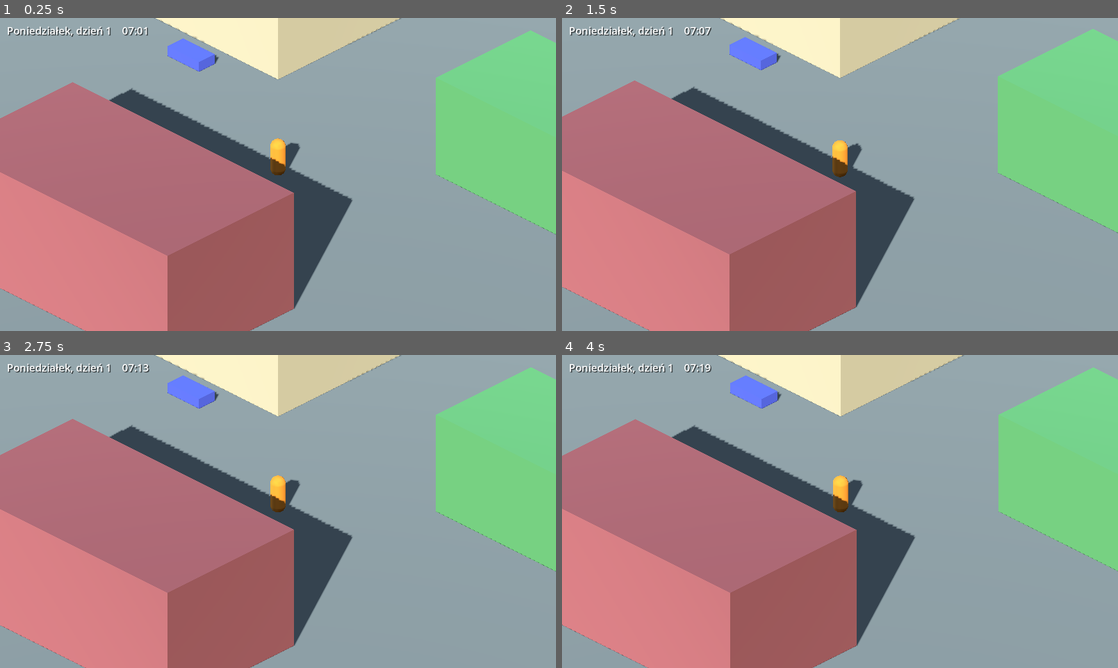
Above: before the commit, frames 1-4 (two rows, left to right).
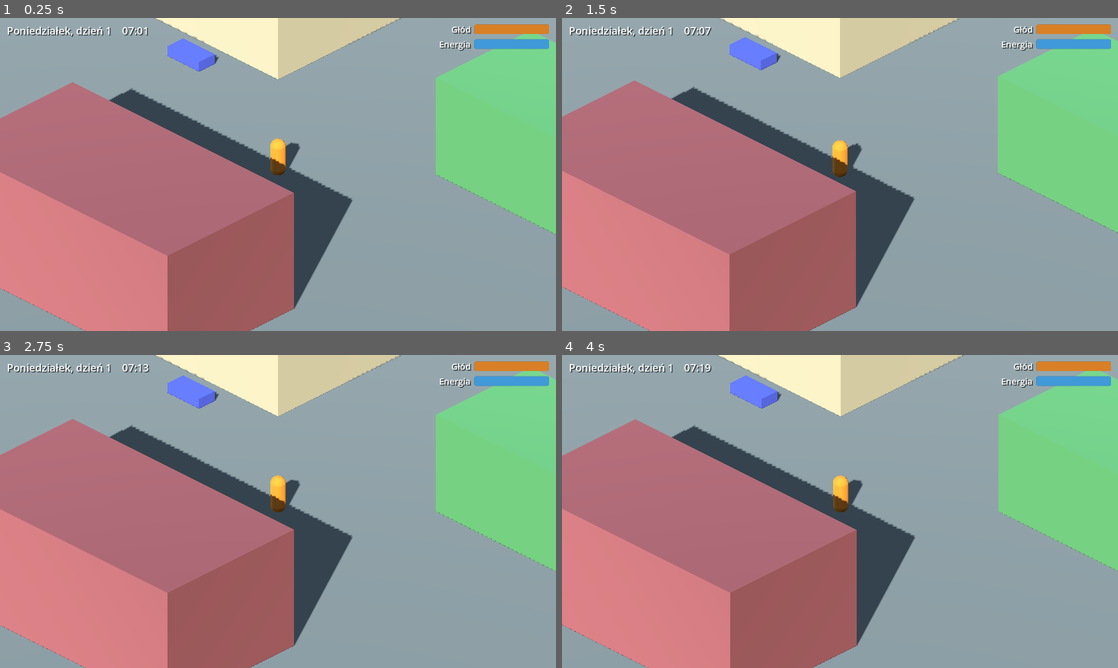
Above: after the commit, the same moments.

Repository: LukaszTM/Socjalism-Life
Game: Godot game, scene res://sceny/swiat.tscn
The game is run twice, just before and just after one commit, with the same random seed, the same clock (stepped at 60 frames per second) and the same inputs.
Inputs:
- Up to frame 1 (0.25 s): no input
- Up to frame 2 (1.5 s): hold E (interakcja) 0.53-1.28 s; tap S (ruch_dol) at 1.35 s
- Up to frame 3 (2.75 s): tap W (ruch_gora) at 2.1 s
- Up to frame 4 (4 s): tap A (ruch_lewo) at 2.85 s; tap D (ruch_prawo) at 3.6 s

The runs differ from the first frame. In frame 1, 1.0% of the frame differs, in the area x 79-99%, y 2-11%; in frame 2, 1.0%; in frame 3, 1.0%; in frame 4, 1.0%.

Commit message:
Etap 3: potrzeby - glod i energia
- skrypty/potrzeby.gd + sceny/potrzeby.tscn jako autoload Potrzeby: glod i energia
  0-100, spadaja co godzine gry (tempo jako @export), sygnaly glod_zmieniony
  i energia_zmieniona, funkcje zjedz() i odpocznij(), mnoznik predkosci
- HUD: dwa paski (glod, energia) w prawym gornym rogu odswiezane z sygnalow
- lozko: sen odnawia energie proporcjonalnie do przespanych godzin
- gracz: przy zerowym glodzie lub energii chodzi o polowe wolniej
- odhaczony Etap 3 w PLAN.md

Co-Authored-By: Claude Fable 5.1 <noreply@anthropic.com>
Claude-Session: https://claude.ai/code/session_01K1QBnTTBTe3nMqwptEJWrm

Diff:
--- a/project.godot
+++ b/project.godot
@@ -15,6 +15,7 @@
 [autoload]
 
 Zegar="*res://sceny/zegar.tscn"
+Potrzeby="*res://sceny/potrzeby.tscn"
 
 [display]
 
--- /dev/null
+++ b/sceny/potrzeby.tscn
@@ -0,0 +1,6 @@
+[gd_scene load_steps=2 format=3]
+
+[ext_resource type="Script" path="res://skrypty/potrzeby.gd" id="1_potrzeby"]
+
+[node name="Potrzeby" type="Node"]
+script = ExtResource("1_potrzeby")
--- a/skrypty/gracz.gd
+++ b/skrypty/gracz.gd
@@ -20,8 +20,11 @@
 	var kierunek: Vector3 = Vector3(wejscie.x, 0.0, wejscie.y)
 	kierunek = kierunek.rotated(Vector3.UP, deg_to_rad(obrot_wejscia_stopnie))
 
-	velocity.x = kierunek.x * predkosc
-	velocity.z = kierunek.z * predkosc
+	# Głodna albo niewyspana postać chodzi wolniej. O tym, ile wolniej, decydują Potrzeby,
+	# gracz tylko pyta o mnożnik, więc nie musi znać szczegółów głodu i energii.
+	var predkosc_biezaca: float = predkosc * Potrzeby.mnoznik_predkosci()
+	velocity.x = kierunek.x * predkosc_biezaca
+	velocity.z = kierunek.z * predkosc_biezaca
 
 	# Grawitacja trzyma postać na podłodze, gdyby np. zeszła z krawędzi.
 	if not is_on_floor():
--- a/skrypty/hud.gd
+++ b/skrypty/hud.gd
@@ -1,19 +1,36 @@
 extends CanvasLayer
-## Nakładka na ekran: dzień i godzina w rogu oraz podpowiedź interakcji na dole.
+## Nakładka na ekran: dzień i godzina, paski potrzeb oraz podpowiedź interakcji.
 ## HUD tylko wyświetla; o zmianach dowiaduje się z sygnałów, sam nic nie liczy.
 
 @onready var etykieta_czasu: Label = %EtykietaCzasu
 @onready var etykieta_podpowiedzi: Label = %EtykietaPodpowiedzi
+@onready var pasek_glodu: ProgressBar = %PasekGlodu
+@onready var pasek_energii: ProgressBar = %PasekEnergii
 
 
 func _ready() -> void:
 	Zegar.minuta_minela.connect(_odswiez_czas)
 	_odswiez_czas(Zegar.godzina(), Zegar.minuta())
+
+	Potrzeby.glod_zmieniony.connect(_odswiez_glod)
+	Potrzeby.energia_zmieniona.connect(_odswiez_energie)
+	# Na starcie sygnały jeszcze nie przyszły, więc wartości bierzemy wprost.
+	_odswiez_glod(Potrzeby.glod)
+	_odswiez_energie(Potrzeby.energia)
+
 	etykieta_podpowiedzi.hide()
 
 
 func _odswiez_czas(_godzina: int, _minuta: int) -> void:
 	etykieta_czasu.text = "%s, dzień %d    %s" % [Zegar.nazwa_dnia(), Zegar.numer_dnia, Zegar.tekst_godziny()]
+
+
+func _odswiez_glod(wartosc: float) -> void:
+	pasek_glodu.value = wartosc
+
+
+func _odswiez_energie(wartosc: float) -> void:
+	pasek_energii.value = wartosc
 
 
 ## Podłączone w scenie świata do sygnału `cel_zmieniony` wykrywacza na graczu.
--- a/skrypty/lozko.gd
+++ b/skrypty/lozko.gd
@@ -1,5 +1,5 @@
 extends Node3D
-## Łóżko: po użyciu przewija zegar do rana.
+## Łóżko: po użyciu przewija zegar do rana i odnawia energię za przespane godziny.
 
 ## O której wstajemy po śnie.
 @export_range(0, 23) var godzina_pobudki: int = 7
@@ -7,4 +7,6 @@
 
 ## Podłączone w scenie do sygnału `uzyto` komponentu Interakcja.
 func _na_uzycie() -> void:
-	Zegar.przewin_do_godziny(godzina_pobudki)
+	var przespane_minuty: int = Zegar.przewin_do_godziny(godzina_pobudki)
+	# Zegar zwraca minuty, a potrzeby liczą energię w godzinach snu.
+	Potrzeby.odpocznij(przespane_minuty / 60.0)
--- /dev/null
+++ b/skrypty/potrzeby.gd
@@ -0,0 +1,71 @@
+extends Node
+## Potrzeby gracza (autoload `Potrzeby`): głód i energia w skali 0-100.
+## 100 oznacza „w pełni zaspokojona", 0 to stan krytyczny.
+## Spadają z każdą godziną gry, bo zegar wysyła sygnał godzinowy zarówno
+## przy zwykłym upływie czasu, jak i przy przewijaniu (sen). Dzięki temu
+## przespane godziny też kosztują.
+
+signal glod_zmieniony(wartosc: float)
+signal energia_zmieniona(wartosc: float)
+
+const MAKS: float = 100.0
+
+## O ile spada głód co godzinę gry. 6 punktów = pełny brzuch starcza na ok. 16 godzin.
+@export_range(0.0, 50.0, 0.5) var spadek_glodu_na_godzine: float = 6.0
+## O ile spada energia co godzinę gry. 5 punktów = ok. 20 godzin na nogach.
+@export_range(0.0, 50.0, 0.5) var spadek_energii_na_godzine: float = 5.0
+## Ile energii daje godzina snu. 12,5 punktu = 8 godzin snu odnawia całość.
+@export_range(0.0, 50.0, 0.5) var energia_za_godzine_snu: float = 12.5
+## Mnożnik prędkości chodu, gdy głód albo energia spadną do zera.
+@export_range(0.1, 1.0, 0.05) var mnoznik_predkosci_wyczerpania: float = 0.5
+
+var glod: float = MAKS
+var energia: float = MAKS
+
+
+func _ready() -> void:
+	Zegar.godzina_minela.connect(_na_godzine)
+
+
+func _na_godzine(_godzina: int) -> void:
+	ustaw_glod(glod - spadek_glodu_na_godzine)
+	ustaw_energie(energia - spadek_energii_na_godzine)
+
+
+## Jedzenie podnosi głód (czyli sytość) o podaną liczbę punktów.
+func zjedz(ile_syci: float) -> void:
+	ustaw_glod(glod + ile_syci)
+
+
+## Sen odnawia energię proporcjonalnie do przespanych godzin.
+func odpocznij(godziny_snu: float) -> void:
+	ustaw_energie(energia + godziny_snu * energia_za_godzine_snu)
+
+
+func czy_wyczerpany() -> bool:
+	return glod <= 0.0 or energia <= 0.0
+
+
+## Gracz mnoży przez to swoją prędkość. Wyczerpana postać wyraźnie zwalnia.
+func mnoznik_predkosci() -> float:
+	if czy_wyczerpany():
+		return mnoznik_predkosci_wyczerpania
+	return 1.0
+
+
+## Wszystkie zmiany przechodzą przez te dwie funkcje, żeby wartość zawsze
+## mieściła się w 0-100 i żeby HUD dostał sygnał tylko wtedy, gdy coś się zmieniło.
+func ustaw_glod(nowa: float) -> void:
+	nowa = clampf(nowa, 0.0, MAKS)
+	if is_equal_approx(nowa, glod):
+		return
+	glod = nowa
+	glod_zmieniony.emit(glod)
+
+
+func ustaw_energie(nowa: float) -> void:
+	nowa = clampf(nowa, 0.0, MAKS)
+	if is_equal_approx(nowa, energia):
+		return
+	energia = nowa
+	energia_zmieniona.emit(energia)
--- a/ui/hud.tscn
+++ b/ui/hud.tscn
@@ -1,6 +1,27 @@
-[gd_scene load_steps=2 format=3]
+[gd_scene load_steps=5 format=3]
 
 [ext_resource type="Script" path="res://skrypty/hud.gd" id="1_hud"]
+
+[sub_resource type="StyleBoxFlat" id="StyleBoxFlat_tlo"]
+bg_color = Color(0, 0, 0, 0.45)
+corner_radius_top_left = 4
+corner_radius_top_right = 4
+corner_radius_bottom_right = 4
+corner_radius_bottom_left = 4
+
+[sub_resource type="StyleBoxFlat" id="StyleBoxFlat_glod"]
+bg_color = Color(0.85, 0.5, 0.15, 1)
+corner_radius_top_left = 4
+corner_radius_top_right = 4
+corner_radius_bottom_right = 4
+corner_radius_bottom_left = 4
+
+[sub_resource type="StyleBoxFlat" id="StyleBoxFlat_energia"]
+bg_color = Color(0.25, 0.6, 0.85, 1)
+corner_radius_top_left = 4
+corner_radius_top_right = 4
+corner_radius_bottom_right = 4
+corner_radius_bottom_left = 4
 
 [node name="HUD" type="CanvasLayer"]
 script = ExtResource("1_hud")
@@ -16,6 +37,67 @@
 theme_override_constants/shadow_offset_y = 2
 theme_override_font_sizes/font_size = 24
 text = "Poniedziałek, dzień 1    07:00"
+
+[node name="Potrzeby" type="VBoxContainer" parent="."]
+anchors_preset = 1
+anchor_left = 1.0
+anchor_right = 1.0
+offset_left = -276.0
+offset_top = 12.0
+offset_right = -16.0
+offset_bottom = 76.0
+grow_horizontal = 0
+theme_override_constants/separation = 6
+
+[node name="Glod" type="HBoxContainer" parent="Potrzeby"]
+layout_mode = 2
+theme_override_constants/separation = 8
+
+[node name="Nazwa" type="Label" parent="Potrzeby/Glod"]
+custom_minimum_size = Vector2(80, 0)
+layout_mode = 2
+theme_override_colors/font_shadow_color = Color(0, 0, 0, 0.6)
+theme_override_constants/shadow_offset_x = 2
+theme_override_constants/shadow_offset_y = 2
+theme_override_font_sizes/font_size = 20
+text = "Głód"
+horizontal_alignment = 2
+
+[node name="PasekGlodu" type="ProgressBar" parent="Potrzeby/Glod"]
+unique_name_in_owner = true
+custom_minimum_size = Vector2(0, 22)
+layout_mode = 2
+size_flags_horizontal = 3
+size_flags_vertical = 4
+theme_override_styles/background = SubResource("StyleBoxFlat_tlo")
+theme_override_styles/fill = SubResource("StyleBoxFlat_glod")
+value = 100.0
+show_percentage = false
+
+[node name="Energia" type="HBoxContainer" parent="Potrzeby"]
+layout_mode = 2
+theme_override_constants/separation = 8
+
+[node name="Nazwa" type="Label" parent="Potrzeby/Energia"]
+custom_minimum_size = Vector2(80, 0)
+layout_mode = 2
+theme_override_colors/font_shadow_color = Color(0, 0, 0, 0.6)
+theme_override_constants/shadow_offset_x = 2
+theme_override_constants/shadow_offset_y = 2
+theme_override_font_sizes/font_size = 20
+text = "Energia"
+horizontal_alignment = 2
+
+[node name="PasekEnergii" type="ProgressBar" parent="Potrzeby/Energia"]
+unique_name_in_owner = true
+custom_minimum_size = Vector2(0, 22)
+layout_mode = 2
+size_flags_horizontal = 3
+size_flags_vertical = 4
+theme_override_styles/background = SubResource("StyleBoxFlat_tlo")
+theme_override_styles/fill = SubResource("StyleBoxFlat_energia")
+value = 100.0
+show_percentage = false
 
 [node name="EtykietaPodpowiedzi" type="Label" parent="."]
 unique_name_in_owner = true
Not shown, added: skrypty/potrzeby.gd.uid
Not shown, changed: PLAN.md
